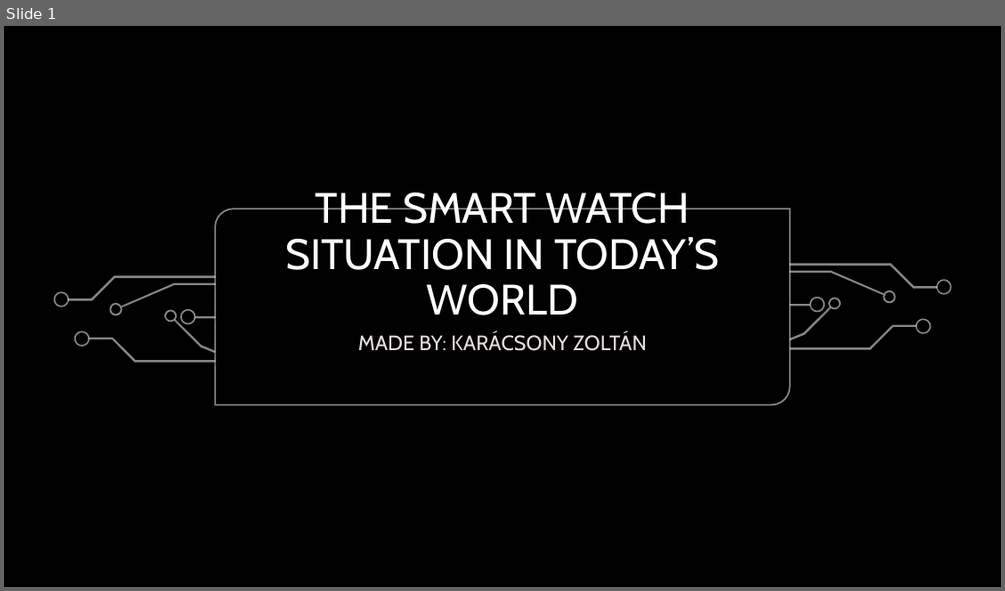
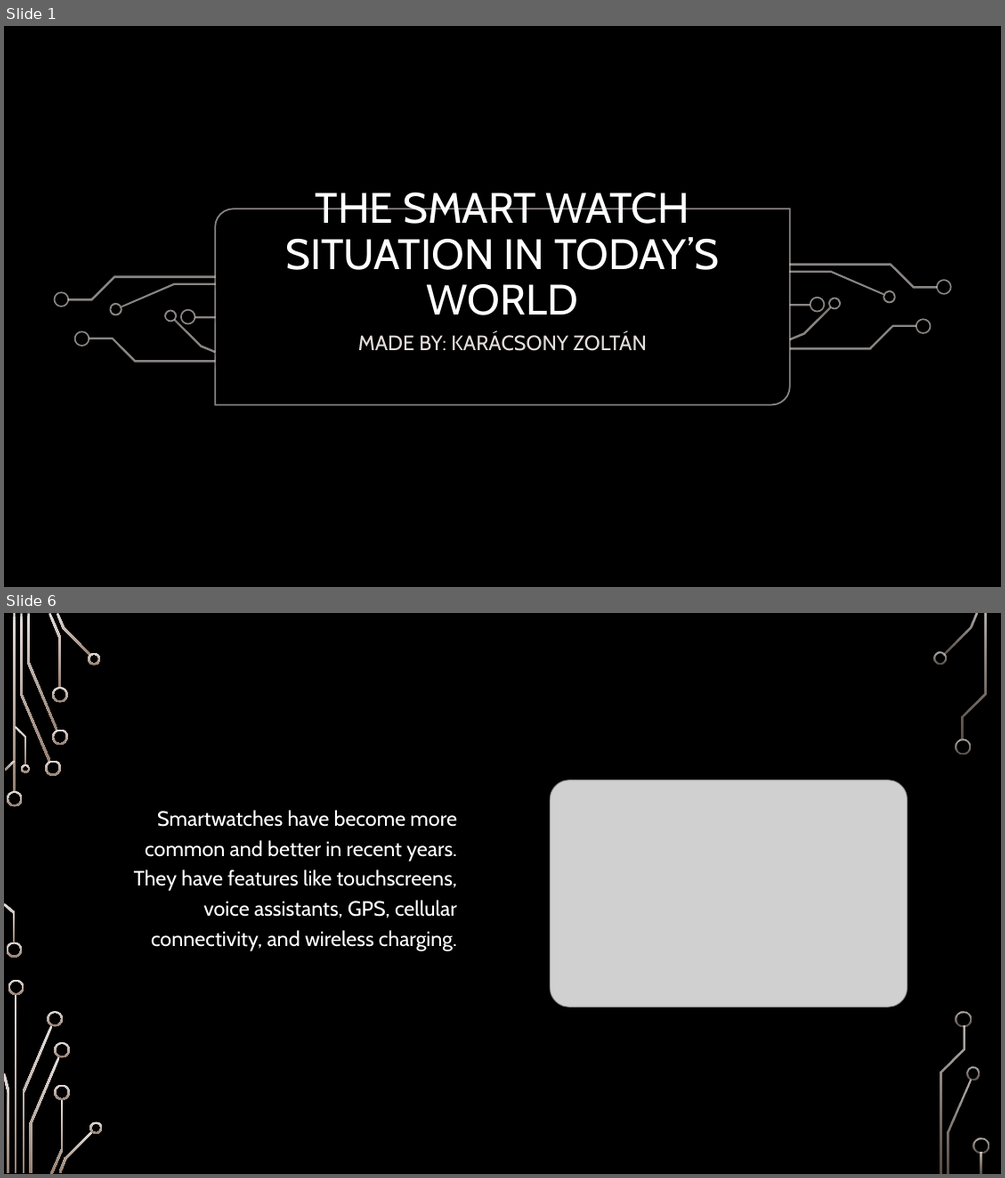
Before and after one commit to Tenebraacs/2023tanev, a slide deck: szakmai_angol/The smartwatch situation in today’s world.pptx. Shown one above the other, each under a label of ours: slide 1 before the commit, slides 1 and 6 after it; the slides between them are not shown. The pictures are 1005x591 and 1005x1178 pixels, drawn with LibreOffice and Linux fonts; fonts in the diff are those of the drawing; grey boxes stand for pictures; background and template pictures are left out. Boxes give left, top, right and bottom in pixels: in the first picture for what was removed or moved away, otherwise in the second. Text is boxed around its words. In the diff, an @@ line names an element or a change of style, - is before the commit and + after.

```diff
--- a/szakmai_angol/The smartwatch situation in today’s world.pptx
+++ b/szakmai_angol/The smartwatch situation in today’s world.pptx
@@ slide 6 added at [4,613,1001,1174], background picture (left out) @@
@@ picture added at [550,779,907,1006] @@
@@ text added at [134,810,457,951], 20 pt, text #FFFFFF @@
+Smartwatches have become more common and better in recent years. They have features like touchscreens, voice assistants, GPS, cellular connectivity, and wireless charging.
@@ group added at [4,613,989,1174]: 33 freeform shapes, 3 rectangles @@
```
Also in this commit, not shown: 9 other slides added, 1 slide removed, 2 other files.
